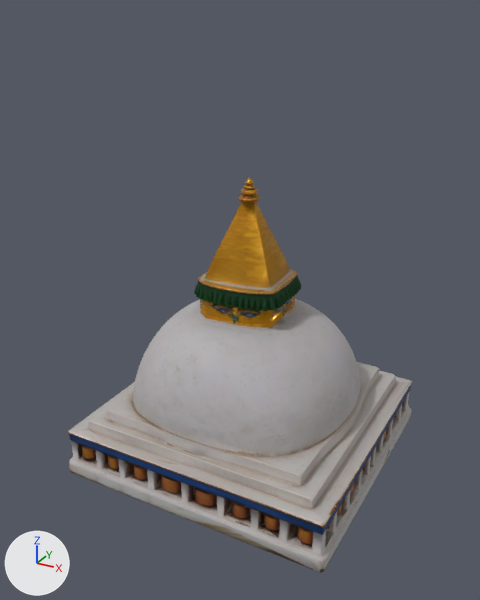
The glTF model client/public/assets/models/stupa.glb as it was, and as the next commit left it.
The view is the same before and after, from a 50 mm camera at (11.1, -21.0, 17.1) aimed at (-0.1, -0.7, 6.9). Arrows for +X, +Y and +Z are at lower left; the lights stay in place. The older version comes first. Where no turn or scale is listed for an object, it has been applied to the vertices. Vertices at exactly the same position are counted once.

Before the edit, the objects in view are built like this:
```python
me_material = bpy.data.meshes.new('material')
me_material.from_pydata(...)  # 18036 vertices, 38000 faces; spans x -5.5..5.5, y -5.29..5.29, z -5.75..5.75
me_material.materials.append(mat_material_001)
ob_material = bpy.data.objects.new('material', me_material)
ob_material.location = (0.0, 0.0, 5.75)
```
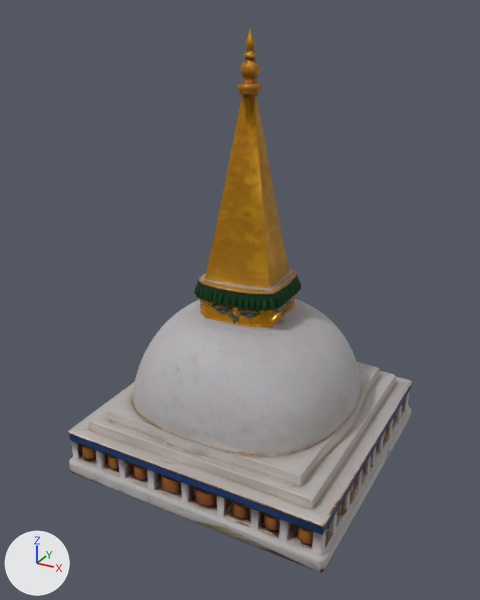
Where the newer file only moved an object's origin or applied its transform, the numbers keep the older frame.

Changed parts and their boxes [x1, y1, x2, y2] in the pictures (480 x 600 px; the box of a moved part takes in the faces that stretch with it):
```json
{"object": "material", "change": "reshaped", "before": [68, 177, 412, 573], "after": [68, 27, 412, 573], "on screen": "38% taller"}
{"part": 1, "of": "me_material", "change": "moved or reshaped", "before": [205, 177, 289, 286], "after": [205, 27, 290, 286]}
```

Scene script edits in JSON lines:
```json
{"block": "me_material", "where": "# used by ob_material; location = (0.0, 0.0, 5.75)"}
{"op": "remove", "block": "me_material", "code": "me_material.from_pydata(...)  # 18036 vertices, 38000 faces; spans x -5.5..5.5, y -5.29..5.29, z -5.75..5.75"}
{"op": "add", "block": "me_material", "code": "me_material.from_pydata(...)  # 18036 vertices, 38000 faces; spans x -5.5..5.5, y -5.29..5.29, z -5.75..10.75"}
{"block": "me_material", "change": "me_material part 1: all 395 vertices in x -1.29..1.02, y -1.14..1.14, z 2.51..5.75 are scaled about their middle by (1, 1, 2.49), then moved by (0.0, 0.0, 2.58)"}
```
